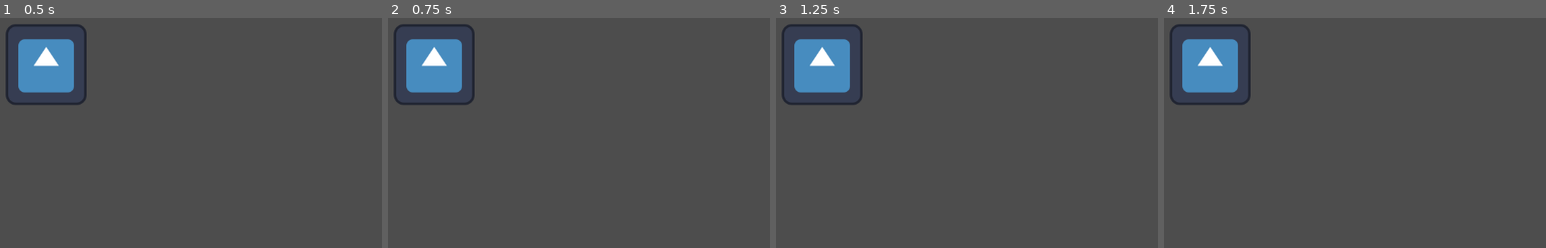
Above: before the commit, frames 1-4 (left to right).
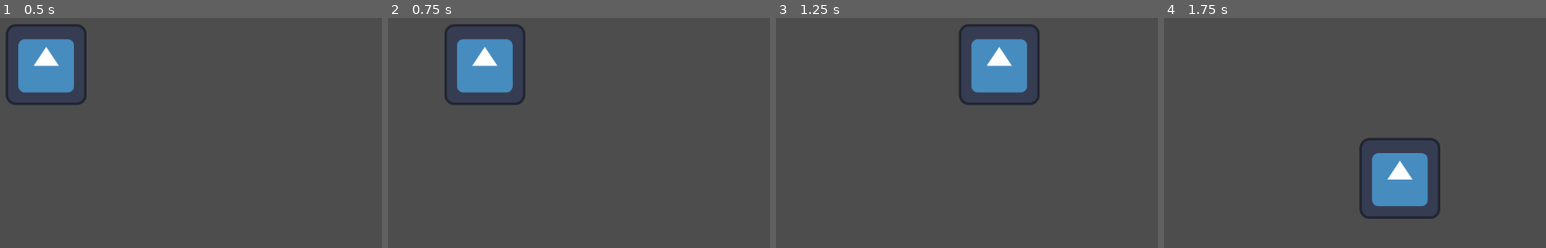
Above: after the commit, the same moments.

Repository: baabea-lucas/Bay-Performance-Task
Game: Godot game, scene res://world.tscn
Same seed, same stepped clock (60 frames per second), same inputs: the game is played once before the commit and once after it. The engine's default icon, where the game draws it, is replaced by a stand-in: a white triangle on a blue panel in a dark square.
Inputs:
- Up to frame 1 (0.5 s): no input
- Up to frame 2 (0.75 s): tap Enter at 0.5 s; hold Right (move_right) from 0.53 s (still down)
- Up to frame 3 (1.25 s): keep holding Right (move_right)
- Up to frame 4 (1.75 s): release Right (move_right) at 1.28 s; hold Down (move_down) from 1.28 s (still down)

Frame 1 is identical in both runs. In frame 2, 7.5% of the frame differs, in the area x 1-37%, y 2-38%; in frame 3, 8.7%; in frame 4, 8.7%, in the area x 1-73%, y 2-88%.

Commit message:
player scene completed

Diff:
--- a/Player.gd
+++ b/Player.gd
@@ -13,13 +13,13 @@
 	if Input.is_action_pressed("move_right"):
 		velocity.x += 1
 	if Input.is_action_pressed("move_left"):
-		velocity.x += 1
+		velocity.x -= 1
 	if Input.is_action_pressed("move_up"):
 		velocity.y -= 1
 	if Input.is_action_pressed("move_down"):
-		velocity.y -= 1
+		velocity.y += 1
 
 	if velocity.length() > 0:
 		velocity = velocity.normalized() * Speed
-	else:
-		position += velocity * delta
+
+	position += velocity * delta
--- a/player.tscn
+++ b/player.tscn
@@ -1,6 +1,6 @@
 [gd_scene load_steps=4 format=3 uid="uid://ds01chanif5iu"]
 
-[ext_resource type="Script" path="res://Player.gd" id="1_8gv8t"]
+[ext_resource type="Script" path="res://player.gd" id="1_osbv4"]
 [ext_resource type="Texture2D" uid="uid://dhbv6eyh45c07" path="res://icon.svg" id="2_0h2bo"]
 
 [sub_resource type="RectangleShape2D" id="RectangleShape2D_pvl2x"]
@@ -8,7 +8,7 @@
 
 [node name="Player" type="Area2D"]
 position = Vector2(621, 358)
-script = ExtResource("1_8gv8t")
+script = ExtResource("1_osbv4")
 
 [node name="Sprite2D" type="Sprite2D" parent="."]
 texture = ExtResource("2_0h2bo")
